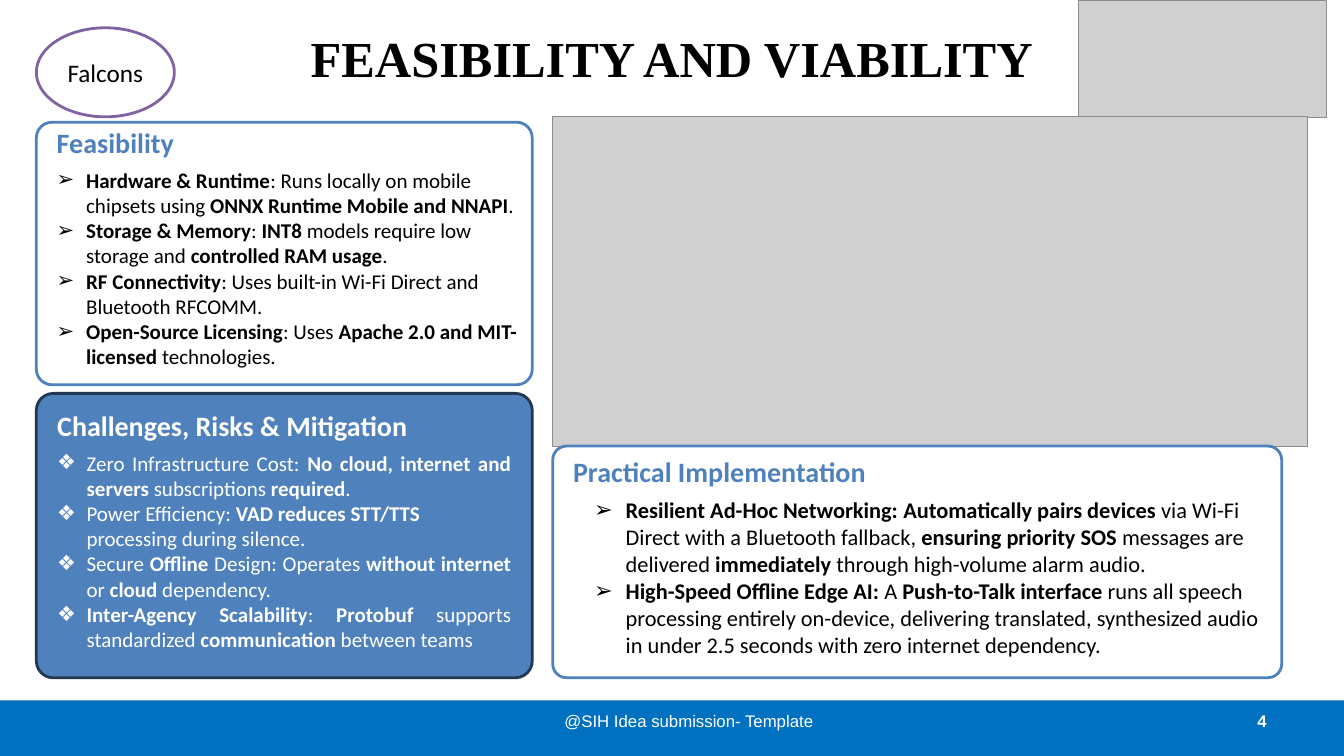
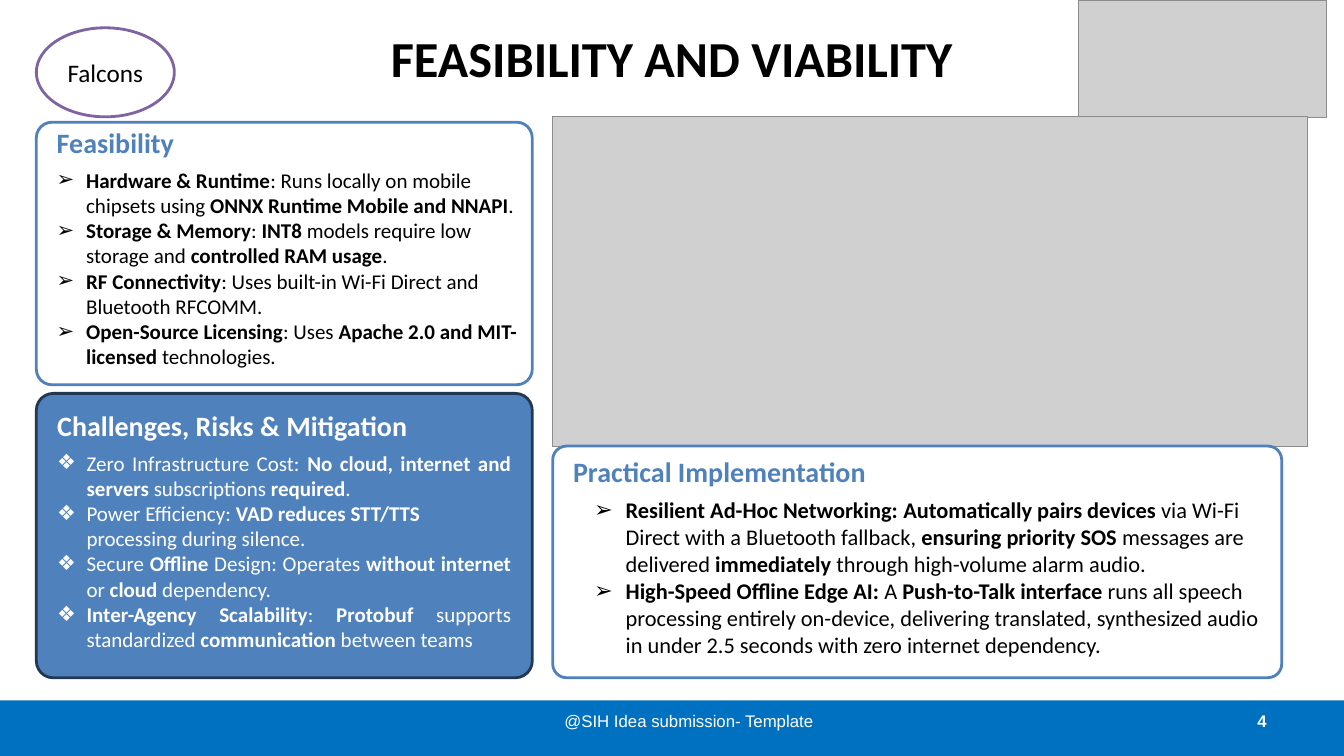
Before and after one commit to Precise-Goals/iTantra-Communication-Ecosystem, a slide deck: slide 4 of Falcons_SIH26173_iTantra.pptx. Drawn at 1344x756 pixels with LibreOffice and Linux fonts; fonts in the diff are those of the drawing; grey boxes stand for pictures. Boxes give left, top, right and bottom in pixels: in the first picture for what was removed or moved away, otherwise in the second. Text is boxed around its words. In the diff, an @@ line names an element or a change of style, - is before the commit and + after.

```diff
--- a/Falcons_SIH26173_iTantra.pptx
+++ b/Falcons_SIH26173_iTantra.pptx
@@ title "FEASIBILITY AND VIABILITY" at (391, 44, 952, 78): font Times New Roman to Calibri @@
```
Also in this commit, not shown: 3 other slides changed, 9 other files.
